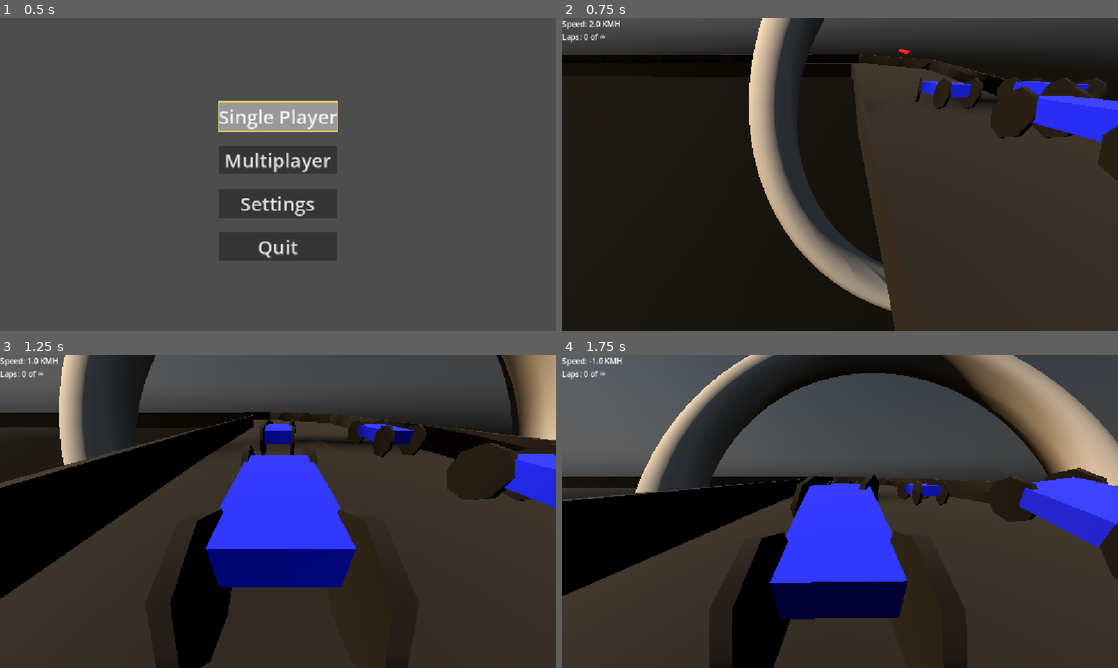
Above: before the commit, frames 1-4 (two rows, left to right).
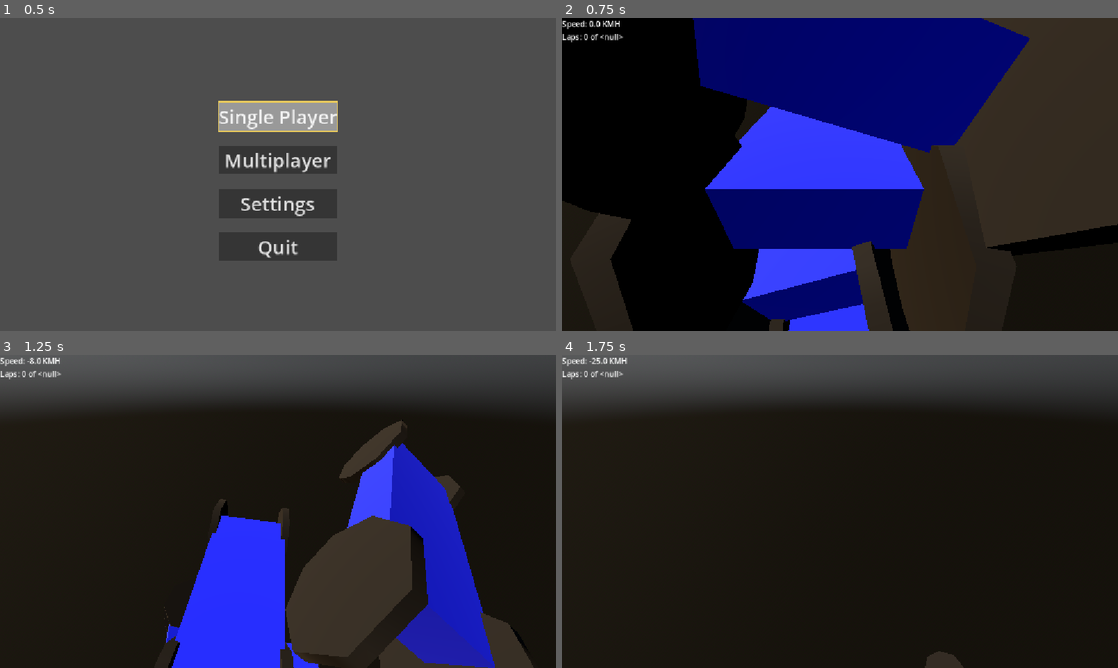
Above: after the commit, the same moments.

Repository: DwoaC/RickNRollRacing
Game: Godot game, scene res://gui/main.tscn
Two runs of this game, one before a commit and one after it. Both use one fixed random seed, a clock stepped at 60 frames per second and the inputs below. Sound files missing from this copy of the repository are replaced by a short silence.
Inputs:
- Up to frame 1 (0.5 s): no input
- Up to frame 2 (0.75 s): click "Single Player" at 0.5 s
- Up to frame 3 (1.25 s): no input
- Up to frame 4 (1.75 s): hold D (turn_right) from 1.28 s (still down); tap Keypad 8 (accelerate_p2) at 1.35 s; tap Keypad 5 (brake_p2) at 1.55 s

Frame 1 is identical in both runs. In frame 2, 69% of the frame differs, in the area x 0-100%, y 0-100%; in frame 3, 66%; in frame 4, 81%.

Commit message:
refactoring worlds

Diff:
--- a/gui/car_gui/car_gui.gd
+++ b/gui/car_gui/car_gui.gd
@@ -1,7 +1,12 @@
 class_name CarGUICanvas
 extends CanvasLayer
 
-@export var car: Car
+@export var car: Car:
+	set(new_car):
+		disconnect_signals(car)
+		car = new_car
+		connect_signals(car)
+
 @onready var gui: CarGUI = $CarGUI
 @onready var reset_message: Label = %ResetMessage
 
@@ -10,12 +15,24 @@
 		if is_inf(value):
 			value = "∞"
 		max_laps = value
-		%LapCount.text = str(car.current_lap) + " of "  + str(max_laps)
+		refesh_max_laps_text()
 
 func _ready():
+	connect_signals(car)
+	refesh_max_laps_text()
+
+func refesh_max_laps_text():
+	%LapCount.text = str(car.current_lap) + " of "  + str(max_laps)
+
+func connect_signals(car: Car):
 	if car:
 		car.speed_updated.connect(_on_player_speed_updated)
 		car.lap_completed.connect(_on_player_lap_completed)
+
+func disconnect_signals(car: Car):
+	if car:
+		car.speed_updated.disconnect(_on_player_speed_updated)
+		car.lap_completed.disconnect(_on_player_lap_completed)
 
 func on_track_changed(track: Track) -> void:
 	%LapCount.text = str(car.current_lap) + " of "  + str(max_laps)
--- a/gui/main_menu.gd
+++ b/gui/main_menu.gd
@@ -52,7 +52,7 @@
 	get_tree().quit()
 
 func _on_two_player_btn_pressed():
-	GamerManager.load_level("res://worlds/multiplayer_main.tscn")
+	GamerManager.load_level("res://worlds/main.tscn")
 	hide()
 
 func _on_three_player_btn_pressed():
--- a/objects/camera/spring_mounted_camera.gd
+++ b/objects/camera/spring_mounted_camera.gd
@@ -1,5 +1,8 @@
 class_name CameraPivot
 extends Node3D
+
+@export var car: Car
+
 @export_group("Camera Settings")
 @export var follow_speed: float = 10.0   # How 'tight' the spring is
 @export var min_fov: float = 75.0       # FOV at standstill
@@ -8,9 +11,11 @@
 @export var offset: Vector3 = Vector3(0, 0, 0)
 
 @onready var cam: Camera3D = $CameraSpringArm3D/SpringMountedCamera3D
-@onready var car: Car = get_parent()
+#@onready var car: Car = get_parent()
 
 func _physics_process(delta):
+	if not car:
+		return
 	# 1. FOLLOW POSITION (The 'Spring' Action)
 	# We use global_position so we can smooth the movement
 	var target_pos = car.global_position + offset
--- a/project.godot
+++ b/project.godot
@@ -86,25 +86,30 @@
 accelerate_p2={
 "deadzone": 0.5,
 "events": [Object(InputEventKey,"resource_local_to_scene":false,"resource_name":"","device":-1,"window_id":0,"alt_press …(195 unchanged characters)…
+, Object(InputEventKey,"resource_local_to_scene":false,"resource_name":"","device":-1,"window_id":0,"alt_pressed":false,"shift_pressed":false,"ctrl_pressed":false,"meta_pressed":false,"pressed":false,"keycode":0,"physical_keycode":4194320,"key_label":0,"unicode":0,"location":0,"echo":false,"script":null)
 ]
 }
 brake_p2={
 "deadzone": 0.5,
 "events": [Object(InputEventKey,"resource_local_to_scene":false,"resource_name":"","device":-1,"window_id":0,"alt_press …(195 unchanged characters)…
+, Object(InputEventKey,"resource_local_to_scene":false,"resource_name":"","device":-1,"window_id":0,"alt_pressed":false,"shift_pressed":false,"ctrl_pressed":false,"meta_pressed":false,"pressed":false,"keycode":0,"physical_keycode":4194322,"key_label":0,"unicode":0,"location":0,"echo":false,"script":null)
 ]
 }
 turn_left_p2={
 "deadzone": 0.5,
 "events": [Object(InputEventKey,"resource_local_to_scene":false,"resource_name":"","device":-1,"window_id":0,"alt_press …(195 unchanged characters)…
+, Object(InputEventKey,"resource_local_to_scene":false,"resource_name":"","device":-1,"window_id":0,"alt_pressed":false,"shift_pressed":false,"ctrl_pressed":false,"meta_pressed":false,"pressed":false,"keycode":0,"physical_keycode":4194319,"key_label":0,"unicode":0,"location":0,"echo":false,"script":null)
 ]
 }
 turn_right_p2={
 "deadzone": 0.5,
 "events": [Object(InputEventKey,"resource_local_to_scene":false,"resource_name":"","device":-1,"window_id":0,"alt_press …(195 unchanged characters)…
+, Object(InputEventKey,"resource_local_to_scene":false,"resource_name":"","device":-1,"window_id":0,"alt_pressed":false,"shift_pressed":false,"ctrl_pressed":false,"meta_pressed":false,"pressed":false,"keycode":0,"physical_keycode":4194321,"key_label":0,"unicode":0,"location":0,"echo":false,"script":null)
 ]
 }
 fire_p2={
 "deadzone": 0.5,
 "events": [Object(InputEventKey,"resource_local_to_scene":false,"resource_name":"","device":-1,"window_id":0,"alt_press …(195 unchanged characters)…
+, Object(InputEventKey,"resource_local_to_scene":false,"resource_name":"","device":-1,"window_id":0,"alt_pressed":false,"shift_pressed":false,"ctrl_pressed":false,"meta_pressed":false,"pressed":false,"keycode":0,"physical_keycode":4194328,"key_label":0,"unicode":0,"location":0,"echo":false,"script":null)
 ]
 }
--- /dev/null
+++ b/worlds/main.gd
@@ -0,0 +1,6 @@
+extends Node3D
+
+@onready var world: World = %World
+
+func _ready() -> void:
+	world.start()
--- /dev/null
+++ b/worlds/main.tscn
@@ -0,0 +1,94 @@
+[gd_scene load_steps=7 format=3 uid="uid://bo136s21spad7"]
+
+[ext_resource type="Script" uid="uid://wa8fcxpyoxdq" path="res://worlds/main.gd" id="1_q4nr1"]
+[ext_resource type="PackedScene" uid="uid://ekj5r33q5fo7" path="res://gui/car_gui/car_gui.tscn" id="2_s6w6s"]
+[ext_resource type="PackedScene" uid="uid://c4jtxt7avcl0m" path="res://objects/camera/spring_mounted_camera.tscn" id="3_t4qxf"]
+[ext_resource type="PackedScene" uid="uid://bfkasrbu3llwy" path="res://worlds/world.tscn" id="4_04cs4"]
+[ext_resource type="PackedScene" uid="uid://lesp7rhwlcij" path="res://objects/cars/player.tscn" id="5_h51hw"]
+
+[sub_resource type="GDScript" id="GDScript_m61u3"]
+script/source = "extends SubViewportContainer
+
+@export var car: Car:
+	set(new_car):
+		car = new_car
+		if camera:
+			camera.car = car
+
+@onready var camera: CameraPivot = %Camera
+@onready var ui: CanvasLayer = %CanvasLayer
+
+func _ready() -> void:
+	if car and not camera.car:
+		camera.car = car
+"
+
+[node name="Main" type="Node3D"]
+script = ExtResource("1_q4nr1")
+
+[node name="GridContainer" type="GridContainer" parent="."]
+anchors_preset = 15
+anchor_right = 1.0
+anchor_bottom = 1.0
+grow_horizontal = 2
+grow_vertical = 2
+theme_override_constants/h_separation = 0
+theme_override_constants/v_separation = 0
+
+[node name="SubViewportContainer1" type="SubViewportContainer" parent="GridContainer"]
+layout_mode = 2
+size_flags_horizontal = 3
+size_flags_vertical = 3
+stretch = true
+script = SubResource("GDScript_m61u3")
+
+[node name="SubViewport1" type="SubViewport" parent="GridContainer/SubViewportContainer1"]
+handle_input_locally = false
+audio_listener_enable_2d = true
+audio_listener_enable_3d = true
+size = Vector2i(1152, 324)
+render_target_update_mode = 4
+
+[node name="CanvasLayer" parent="GridContainer/SubViewportContainer1/SubViewport1" node_paths=PackedStringArray("car") instance=ExtResource("2_s6w6s")]
+unique_name_in_owner = true
+car = NodePath("../../../../Player1")
+
+[node name="Camera" parent="GridContainer/SubViewportContainer1/SubViewport1" node_paths=PackedStringArray("car") instance=ExtResource("3_t4qxf")]
+unique_name_in_owner = true
+car = NodePath("../../../../Player1")
+
+[node name="SubViewportContainer2" type="SubViewportContainer" parent="GridContainer"]
+layout_mode = 2
+size_flags_horizontal = 3
+size_flags_vertical = 3
+stretch = true
+
+[node name="SubViewport2" type="SubViewport" parent="GridContainer/SubViewportContainer2"]
+handle_input_locally = false
+size = Vector2i(1152, 324)
+render_target_update_mode = 4
+
+[node name="CanvasLayer" parent="GridContainer/SubViewportContainer2/SubViewport2" node_paths=PackedStringArray("car") instance=ExtResource("2_s6w6s")]
+car = NodePath("../../../../Player2")
+
+[node name="CameraPivot" parent="GridContainer/SubViewportContainer2/SubViewport2" node_paths=PackedStringArray("car") instance=ExtResource("3_t4qxf")]
+car = NodePath("../../../../Player2")
+
+[node name="World" parent="." node_paths=PackedStringArray("cars") instance=ExtResource("4_04cs4")]
+unique_name_in_owner = true
+track_path = "res://tracks/1.tscn"
+cars = [NodePath("../Player1"), NodePath("../Player2")]
+n_ai = 4
+
+[node name="Player1" parent="." instance=ExtResource("5_h51hw")]
+contact_monitor = false
+max_contacts_reported = 0
+
+[node name="Player2" parent="." instance=ExtResource("5_h51hw")]
+contact_monitor = false
+max_contacts_reported = 0
+input_turn_left = "turn_left_p2"
+input_turn_right = "turn_right_p2"
+input_accelerate = "accelerate_p2"
+input_brake = "brake_p2"
+input_fire = "fire_p2"
--- a/worlds/multiplayer_main.tscn
+++ /dev/null
@@ -1,70 +0,0 @@
-[gd_scene load_steps=5 format=3 uid="uid://0fpp5mw0bsh0"]
-
-[ext_resource type="PackedScene" uid="uid://bfkasrbu3llwy" path="res://worlds/world.tscn" id="2_htc1g"]
-[ext_resource type="PackedScene" uid="uid://lesp7rhwlcij" path="res://objects/cars/player.tscn" id="3_jdi6j"]
-[ext_resource type="PackedScene" uid="uid://c4jtxt7avcl0m" path="res://objects/camera/spring_mounted_camera.tscn" id="4_cp7jv"]
-[ext_resource type="PackedScene" uid="uid://ekj5r33q5fo7" path="res://gui/car_gui/car_gui.tscn" id="5_efehu"]
-
-[node name="Main" type="Node3D"]
-
-[node name="GridContainer" type="GridContainer" parent="."]
-anchors_preset = 15
-anchor_right = 1.0
-anchor_bottom = 1.0
-grow_horizontal = 2
-grow_vertical = 2
-theme_override_constants/h_separation = 0
-theme_override_constants/v_separation = 0
-columns = 2
-
-[node name="SubViewportContainer1" type="SubViewportContainer" parent="GridContainer"]
-layout_mode = 2
-size_flags_horizontal = 3
-size_flags_vertical = 3
-stretch = true
-
-[node name="SubViewport1" type="SubViewport" parent="GridContainer/SubViewportContainer1"]
-handle_input_locally = false
-audio_listener_enable_2d = true
-audio_listener_enable_3d = true
-size = Vector2i(576, 648)
-render_target_update_mode = 4
-
-[node name="Player1" parent="GridContainer/SubViewportContainer1/SubViewport1" instance=ExtResource("3_jdi6j")]
-contact_monitor = false
-max_contacts_reported = 0
-
-[node name="CameraPivot1" parent="GridContainer/SubViewportContainer1/SubViewport1/Player1" instance=ExtResource("4_cp7jv")]
-
-[node name="CanvasLayer" parent="GridContainer/SubViewportContainer1/SubViewport1/Player1" node_paths=PackedStringArray("car") instance=ExtResource("5_efehu")]
-car = NodePath("..")
-
-[node name="SubViewportContainer2" type="SubViewportContainer" parent="GridContainer"]
-layout_mode = 2
-size_flags_horizontal = 3
-size_flags_vertical = 3
-stretch = true
-
-[node name="SubViewport2" type="SubViewport" parent="GridContainer/SubViewportContainer2"]
-handle_input_locally = false
-size = Vector2i(576, 648)
-render_target_update_mode = 4
-
-[node name="Player2" parent="GridContainer/SubViewportContainer2/SubViewport2" instance=ExtResource("3_jdi6j")]
-contact_monitor = false
-max_contacts_reported = 0
-input_turn_left = "turn_left_p2"
-input_turn_right = "turn_right_p2"
-input_accelerate = "accelerate_p2"
-input_brake = "brake_p2"
-input_fire = "fire_p2"
-
-[node name="CameraPivot2" parent="GridContainer/SubViewportContainer2/SubViewport2/Player2" instance=ExtResource("4_cp7jv")]
-
-[node name="CanvasLayer" parent="GridContainer/SubViewportContainer2/SubViewport2/Player2" node_paths=PackedStringArray("car") instance=ExtResource("5_efehu")]
-car = NodePath("..")
-
-[node name="World" parent="." node_paths=PackedStringArray("cars") instance=ExtResource("2_htc1g")]
-track_path = "res://tracks/1.tscn"
-cars = [NodePath("../GridContainer/SubViewportContainer1/SubViewport1/Player1"), NodePath("../GridContainer/SubViewportContainer2/SubViewport2/Player2")]
-n_ai = 4
--- a/worlds/world.gd
+++ b/worlds/world.gd
@@ -1,4 +1,5 @@
 extends Node3D
+class_name World
 
 @export var track_path: String
 @export var cars: Array[Car]
@@ -17,10 +18,11 @@
 signal track_changed(track: Track)
 signal max_laps_changed(max_laps)
 
-
 func _ready() -> void:
 	add_ai()
 	setup_signals()
+
+func start():
 	load_level()
 	place_cars()
 
Not shown, added: worlds/main.gd.uid
